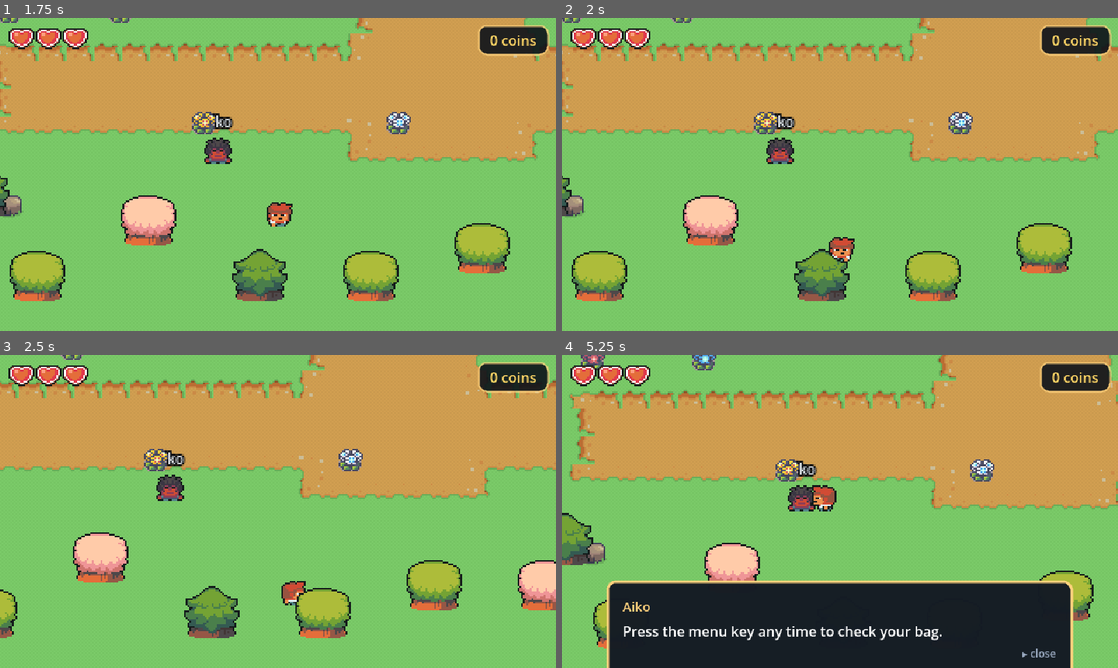
Above: before the commit, frames 1-4 (two rows, left to right).
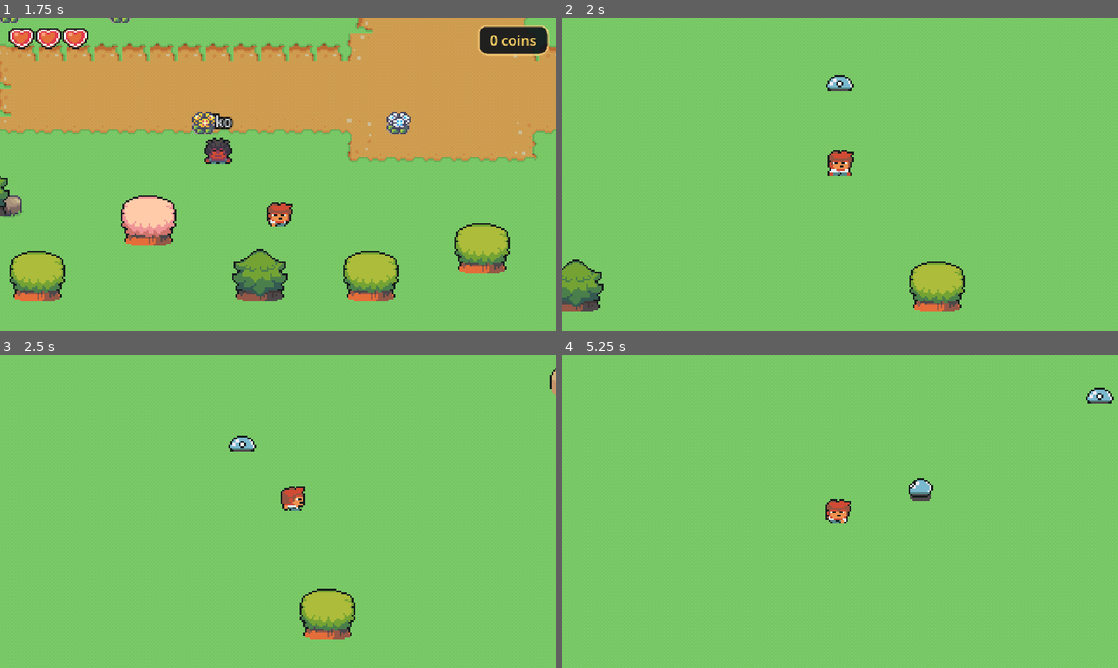
Above: after the commit, the same moments.

Repository: greenhmatthew-ux/sushi-valley
Game: Godot game, scene res://src/scenes/world.tscn
Same seed, same stepped clock (60 frames per second), same inputs: the game is played once before the commit and once after it.
Inputs (mouse positions are in pixels of both pictures, inside the frame that each line leads up to):
- Up to frame 1 (1.75 s): tap Enter (ui_accept) at 0.5, 0.77, 1.25, 1.52 s; move the mouse to (400, 158) at 0.52 s; hold D (move_right) 0.53-1.28 s; hold E (interact) 0.53-1.28 s; click (400, 158) at 0.67 s; move the mouse to (166, 190) at 1.27 s; hold S (move_down) from 1.28 s (still down); tap J (attack) at 1.35 s; tap E (interact) at 1.55 s
- Up to frame 2 (2 s): keep holding S (move_down)
- Up to frame 3 (2.5 s): move the mouse to (333, 442) at 2.02 s; release S (move_down) at 2.03 s; hold D (move_right) from 2.03 s (still down); hold E (interact) from 2.03 s (still down)
- Up to frame 4 (5.25 s): move the mouse to (812, 574) at 2.77 s; release D (move_right) at 2.78 s; release E (interact) at 2.78 s; hold W (move_up) 2.78-3.53 s; tap 1 at 2.85 s; click (812, 574) at 2.92 s; tap Enter (ui_accept) at 3.02, 3.77, 4.52 s; tap E (interact) at 3.05, 4.55 s; move the mouse to (1006, 558) at 3.52 s; hold E (interact) 3.53-4.28 s; hold A (move_left) 3.53-5.03 s; move the mouse to (673, 464) at 4.27 s; tap J (attack) at 4.35 s; move the mouse to (867, 511) at 5.02 s; hold S (move_down) from 5.03 s (still down); hold E (interact) from 5.03 s (still down); click (867, 511) at 5.17 s

Frame 1 is identical in both runs. In frame 2, 42% of the frame differs, in the area x 0-100%, y 0-94%; in frame 3, 41%; in frame 4, 62%, in the area x 0-100%, y 0-100%.

Commit message:
feat(world): the Wilds — an aggro combat area reached from the village (step 3)
A new open field south of the village, entered by walking the south path:
- wilds.gd/.tscn — grass ground built in code; a low-density perimeter of correctly-
  scaled full-asset trees (green/sakura/leafy) + rocks; three AGGRO slimes that chase and
  strike; the player's own camera/health. Reuses the Prop + Transitions + Door systems.
- world.tscn — a WildsPath door at the south exit -> wilds (return spawn 'village_south',
  clear of the door so you don't bounce back); the wilds' exit returns you there.
- door.gd — auto-enter now fires only for the player (not enemies), and defers the scene
  swap so it never runs inside a physics callback.

Completes the three expansion steps (health, aggro AI, new area). Verified end-to-end:
village -> wilds (3 aggro slimes) -> back to the village doorstep. 12 suites pass.

Diff:
--- a/src/entities/door.gd
+++ b/src/entities/door.gd
@@ -35,8 +35,11 @@
 
 
 func _on_body_entered(body: Node) -> void:
-	if body is CharacterBody2D:
-		_travel()
+	# Only the player triggers a door — not enemies (which are CharacterBody2D too and
+	# could otherwise wander in and yank the scene out from under a fight). Deferred so the
+	# scene swap doesn't run inside this physics callback (freeing bodies mid-callback errors).
+	if body.is_in_group("player"):
+		_travel.call_deferred()
 
 
 func _travel() -> void:
--- /dev/null
+++ b/src/scenes/wilds.gd
@@ -0,0 +1,62 @@
+extends Node2D
+## The wilds — an open combat area reached by a path out of the village. Unlike the safe
+## starting area (where foes are sparring partners you opt into), the monsters here are
+## AGGRO: they chase on sight and strike, driving the player's HP/hearts. Ground is built
+## in code (this workflow has no interactive editor); trees/rocks and enemies are authored
+## in the .tscn at a deliberately low density.
+
+const TILE := 16
+const W := 42   # tiles wide
+const H := 28   # tiles tall
+const GRASS := Vector2i(4, 0)   # serene_village grass tile
+
+@onready var ground: TileMapLayer = $Ground
+@onready var entities: Node2D = $Entities
+
+
+func _ready() -> void:
+	_build_ground()
+	_place_player()
+	_clamp_camera()
+
+
+func _build_ground() -> void:
+	for x in W:
+		for y in H:
+			ground.set_cell(Vector2i(x, y), 0, GRASS)
+
+
+func _place_player() -> void:
+	var player: Node2D = entities.get_node_or_null("Player")
+	if player == null:
+		return
+	var marker := _find_marker(Transitions.take_pending_spawn())
+	if marker != null:
+		player.global_position = marker.global_position
+	if player.has_method("face"):
+		player.face("up")
+
+
+## Match a Marker2D in group "spawn_point" by its spawn_id; default to the first found.
+func _find_marker(spawn_id: String) -> Node2D:
+	var fallback: Node2D = null
+	for m in get_tree().get_nodes_in_group("spawn_point"):
+		if fallback == null:
+			fallback = m
+		if not spawn_id.is_empty() and m.get("spawn_id") == spawn_id:
+			return m
+	return fallback
+
+
+func _clamp_camera() -> void:
+	var player: Node2D = entities.get_node_or_null("Player")
+	if player == null:
+		return
+	var cam: Camera2D = player.get_node_or_null("Camera")
+	if cam == null:
+		return
+	cam.limit_left = 0
+	cam.limit_top = 0
+	cam.limit_right = W * TILE
+	cam.limit_bottom = H * TILE
+	cam.reset_smoothing()
--- /dev/null
+++ b/src/scenes/wilds.tscn
@@ -0,0 +1,133 @@
+[gd_scene load_steps=14 format=3]
+
+[ext_resource type="Script" path="res://src/scenes/wilds.gd" id="1_wilds"]
+[ext_resource type="Texture2D" path="res://assets/tilesets/serene_village.png" id="2_sv"]
+[ext_resource type="PackedScene" path="res://src/entities/player.tscn" id="3_player"]
+[ext_resource type="PackedScene" path="res://src/entities/door.tscn" id="4_door"]
+[ext_resource type="Script" path="res://src/entities/spawn_point.gd" id="5_spawn"]
+[ext_resource type="PackedScene" path="res://src/entities/prop.tscn" id="6_prop"]
+[ext_resource type="Texture2D" path="res://assets/props/tree_green.png" id="7_tg"]
+[ext_resource type="Texture2D" path="res://assets/props/tree_leafy.png" id="8_tl"]
+[ext_resource type="Texture2D" path="res://assets/props/tree_sakura.png" id="9_ts"]
+[ext_resource type="Texture2D" path="res://assets/props/rock.png" id="10_rk"]
+[ext_resource type="PackedScene" path="res://src/entities/enemy.tscn" id="11_enemy"]
+
+[sub_resource type="TileSetAtlasSource" id="atlas_g"]
+texture = ExtResource("2_sv")
+4:0/0 = 0
+
+[sub_resource type="TileSet" id="ts_g"]
+tile_size = Vector2i(16, 16)
+sources/0 = SubResource("atlas_g")
+
+[node name="Wilds" type="Node2D"]
+y_sort_enabled = true
+script = ExtResource("1_wilds")
+
+[node name="Ground" type="TileMapLayer" parent="."]
+texture_filter = 1
+tile_set = SubResource("ts_g")
+
+[node name="Entities" type="Node2D" parent="."]
+y_sort_enabled = true
+
+[node name="Player" parent="Entities" instance=ExtResource("3_player")]
+position = Vector2(336, 336)
+
+[node name="WildsEntry" type="Marker2D" parent="Entities"]
+position = Vector2(336, 336)
+script = ExtResource("5_spawn")
+spawn_id = "wilds_entry"
+
+[node name="ExitDoor" parent="Entities" instance=ExtResource("4_door")]
+position = Vector2(336, 440)
+target_scene = "res://src/scenes/world.tscn"
+uses_return_spawn = true
+auto_enter = true
+
+[node name="Tree0" parent="Entities" instance=ExtResource("6_prop")]
+position = Vector2(48, 96)
+texture = ExtResource("7_tg")
+foot_size = Vector2(10, 5)
+foot_offset = Vector2(0, -2)
+
+[node name="Tree1" parent="Entities" instance=ExtResource("6_prop")]
+position = Vector2(176, 56)
+texture = ExtResource("8_tl")
+foot_size = Vector2(10, 5)
+foot_offset = Vector2(0, -2)
+
+[node name="Tree2" parent="Entities" instance=ExtResource("6_prop")]
+position = Vector2(360, 56)
+texture = ExtResource("9_ts")
+foot_size = Vector2(10, 5)
+foot_offset = Vector2(0, -2)
+
+[node name="Tree3" parent="Entities" instance=ExtResource("6_prop")]
+position = Vector2(560, 72)
+texture = ExtResource("7_tg")
+foot_size = Vector2(10, 5)
+foot_offset = Vector2(0, -2)
+
+[node name="Tree4" parent="Entities" instance=ExtResource("6_prop")]
+position = Vector2(616, 208)
+texture = ExtResource("8_tl")
+foot_size = Vector2(10, 5)
+foot_offset = Vector2(0, -2)
+
+[node name="Tree5" parent="Entities" instance=ExtResource("6_prop")]
+position = Vector2(592, 376)
+texture = ExtResource("9_ts")
+foot_size = Vector2(10, 5)
+foot_offset = Vector2(0, -2)
+
+[node name="Tree6" parent="Entities" instance=ExtResource("6_prop")]
+position = Vector2(392, 416)
+texture = ExtResource("7_tg")
+foot_size = Vector2(10, 5)
+foot_offset = Vector2(0, -2)
+
+[node name="Tree7" parent="Entities" instance=ExtResource("6_prop")]
+position = Vector2(184, 416)
+texture = ExtResource("8_tl")
+foot_size = Vector2(10, 5)
+foot_offset = Vector2(0, -2)
+
+[node name="Tree8" parent="Entities" instance=ExtResource("6_prop")]
+position = Vector2(56, 376)
+texture = ExtResource("9_ts")
+foot_size = Vector2(10, 5)
+foot_offset = Vector2(0, -2)
+
+[node name="Tree9" parent="Entities" instance=ExtResource("6_prop")]
+position = Vector2(40, 240)
+texture = ExtResource("7_tg")
+foot_size = Vector2(10, 5)
+foot_offset = Vector2(0, -2)
+
+[node name="Rock0" parent="Entities" instance=ExtResource("6_prop")]
+position = Vector2(120, 176)
+texture = ExtResource("10_rk")
+foot_size = Vector2(20, 8)
+foot_offset = Vector2(0, -3)
+
+[node name="Rock1" parent="Entities" instance=ExtResource("6_prop")]
+position = Vector2(536, 280)
+texture = ExtResource("10_rk")
+foot_size = Vector2(20, 8)
+foot_offset = Vector2(0, -3)
+
+[node name="Slime0" parent="Entities" instance=ExtResource("11_enemy")]
+position = Vector2(240, 176)
+behavior = 2
+enemy_atk = 4
+
+[node name="Slime1" parent="Entities" instance=ExtResource("11_enemy")]
+position = Vector2(448, 208)
+behavior = 2
+enemy_atk = 4
+
+[node name="Slime2" parent="Entities" instance=ExtResource("11_enemy")]
+position = Vector2(336, 288)
+behavior = 2
+enemy_atk = 4
--- a/src/scenes/world.tscn
+++ b/src/scenes/world.tscn
@@ -2514,6 +2514,18 @@
 script = ExtResource("11_spawn")
 spawn_id = "house2_door"
 
+[node name="WildsPath" parent="Props" instance=ExtResource("10_door")]
+position = Vector2(304, 456)
+target_scene = "res://src/scenes/wilds.tscn"
+target_spawn = "wilds_entry"
+return_spawn = "village_south"
+auto_enter = true
+
+[node name="VillageSouthSpawn" type="Marker2D" parent="Props"]
+position = Vector2(304, 408)
+script = ExtResource("11_spawn")
+spawn_id = "village_south"
+
 [node name="Slime1" parent="Props" instance=ExtResource("12_enemy")]
 position = Vector2(248, 168)
 behavior = 1
Not shown, added: src/scenes/wilds.gd.uid
